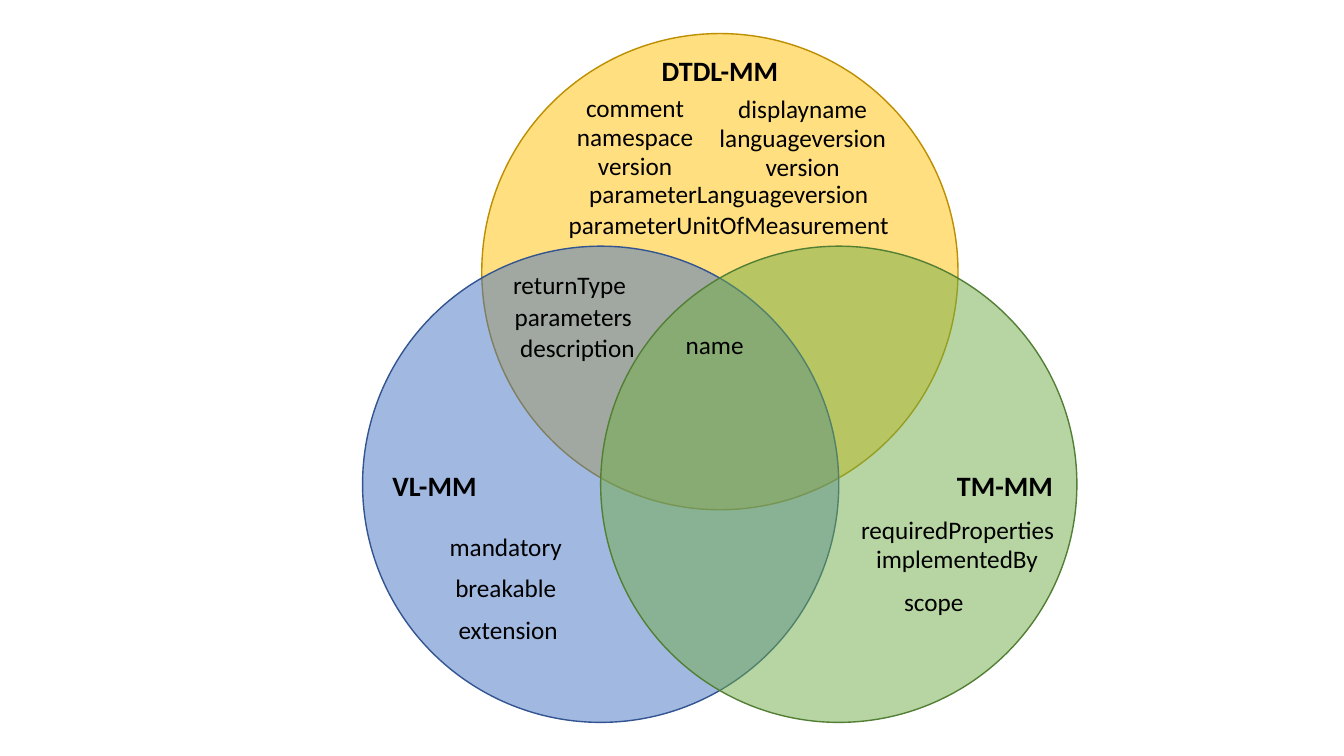
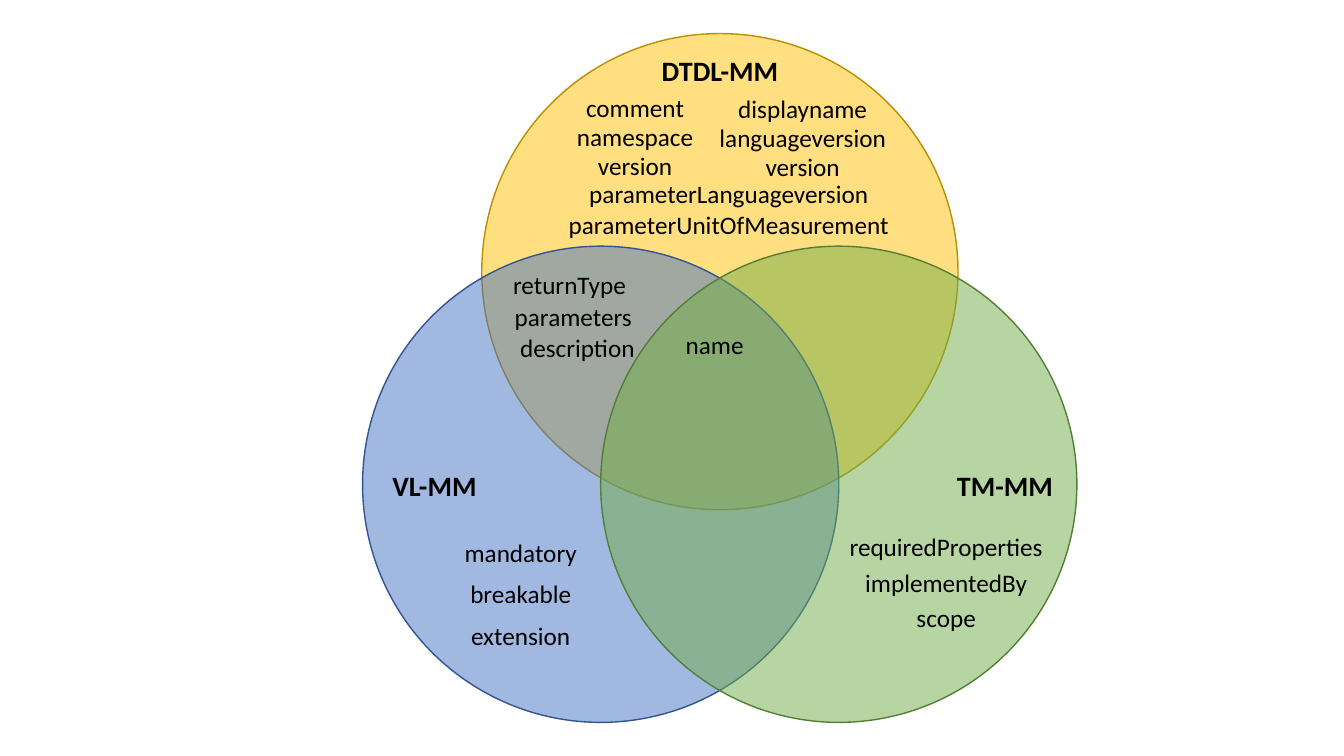
Before and after one commit to derlehner/dt_language_comparison, a slide deck: slide 4 of Figures.pptx. Drawn at 1344x756 pixels with LibreOffice and Linux fonts; fonts in the diff are those of the drawing. Boxes give left, top, right and bottom in pixels: in the first picture for what was removed or moved away, otherwise in the second. Text is boxed around its words. In the diff, an @@ line names an element or a change of style, - is before the commit and + after.

Commit message:
update

```diff
--- a/Figures.pptx
+++ b/Figures.pptx
@@ text "mandatory": place and size @@
-text "mandatory" at bbox=[450, 538, 562, 560]
+text "mandatory" at bbox=[465, 544, 577, 566]
@@ text "requiredProperties": place and size @@
-text "requiredProperties" at bbox=[861, 521, 1054, 543]
+text "requiredProperties" at bbox=[850, 538, 1043, 560]
@@ text "implementedBy": place and size @@
-text "implementedBy" at bbox=[876, 550, 1038, 572]
+text "implementedBy" at bbox=[865, 574, 1027, 596]
@@ text "breakable": place and size @@
-text "breakable" at bbox=[455, 579, 556, 597]
+text "breakable" at bbox=[470, 585, 571, 603]
@@ text "scope": place and size @@
-text "scope" at bbox=[904, 598, 963, 615]
+text "scope" at bbox=[916, 614, 975, 631]
@@ text "extension": place and size @@
-text "extension" at bbox=[459, 621, 558, 639]
+text "extension" at bbox=[471, 627, 570, 645]
```
Also in this commit, not shown: 2 other slides changed.
